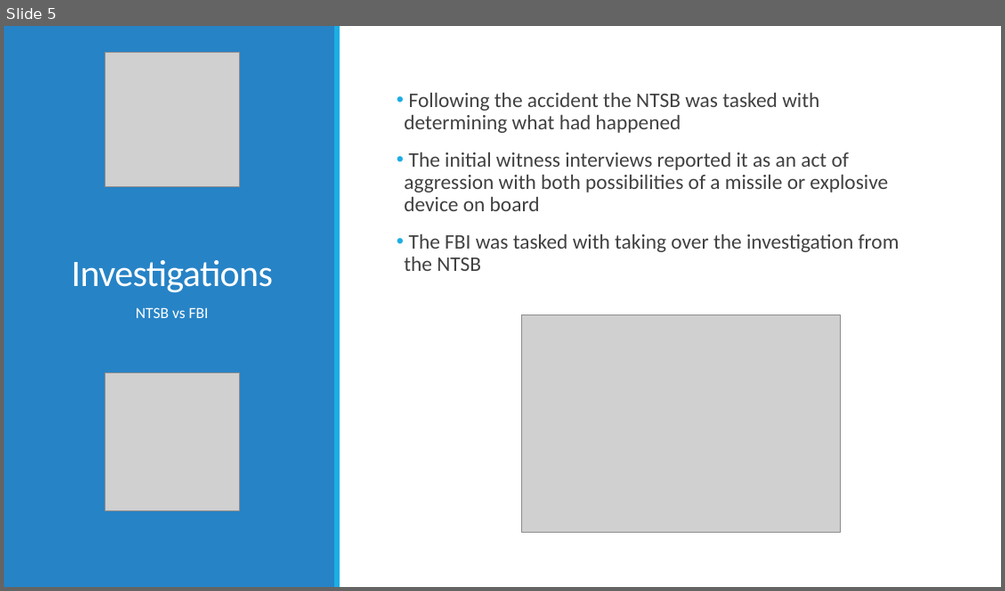
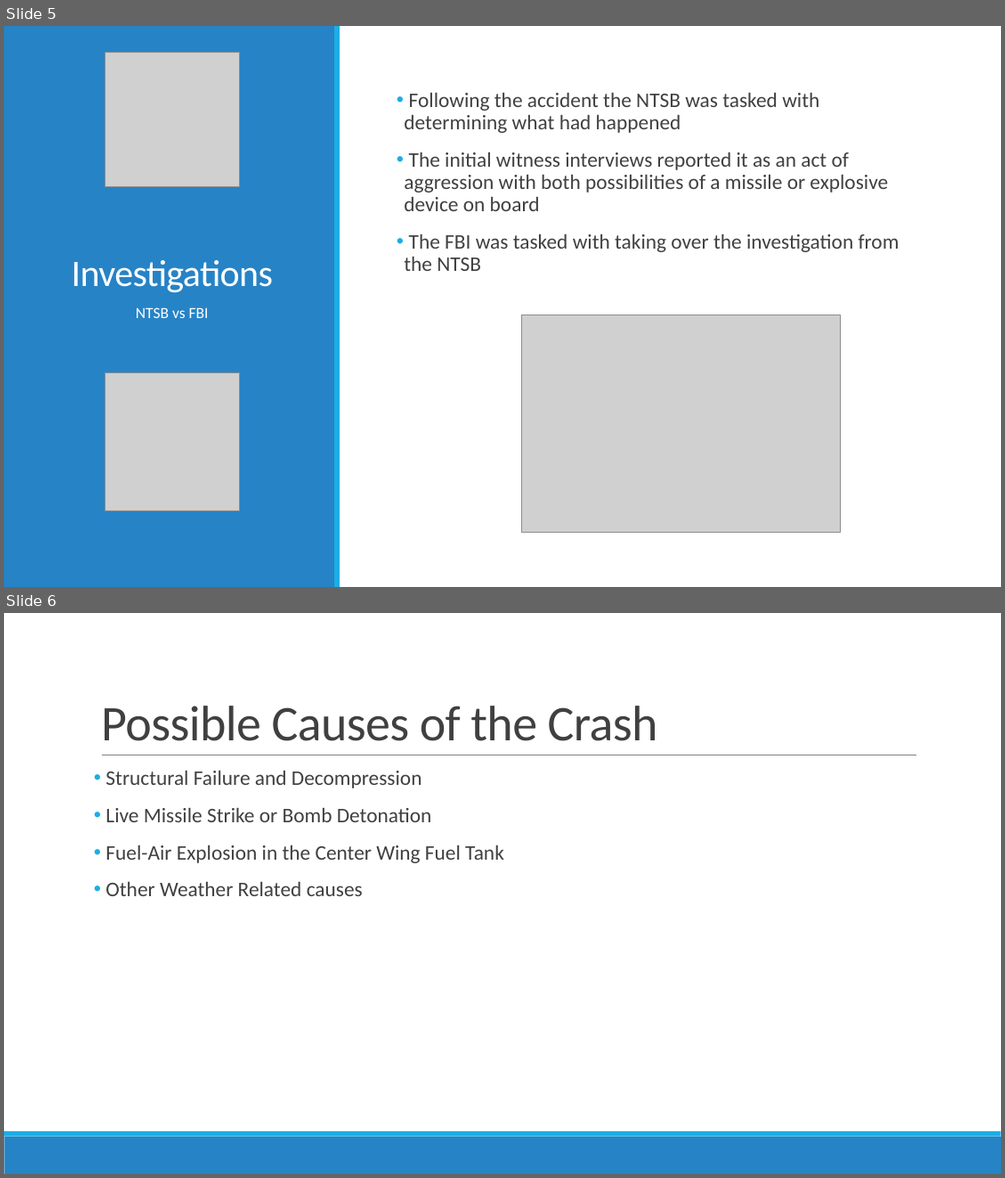
Before and after one commit to starkc1/Fall_2019, a slide deck: CEC300/Stark_Presentation.pptx. Shown one above the other, each under a label of ours: slide 5 before the commit, slides 5 and 6 after it. The pictures are 1005x591 and 1005x1178 pixels, drawn with LibreOffice and Linux fonts; fonts in the diff are those of the drawing; grey boxes stand for pictures. Boxes give left, top, right and bottom in pixels: in the first picture for what was removed or moved away, otherwise in the second. Text is boxed around its words. In the diff, an @@ line names an element or a change of style, - is before the commit and + after.

```diff
--- a/CEC300/Stark_Presentation.pptx
+++ b/CEC300/Stark_Presentation.pptx
@@ slide 6 added at (x1=4, y1=613, x2=1001, y2=1174), background #FFFFFF @@
@@ title added at (x1=101, y1=706, x2=658, y2=741), 48 pt, text #404040 @@
+Possible Causes of the Crash
@@ line added from (102, 755) to (917, 755), #808080 0.5 pt @@
@@ text added at (x1=105, y1=771, x2=504, y2=896), 20 pt, text #404040 @@
+• Structural Failure and Decompression
+• Live Missile Strike or Bomb Detonation
+• Fuel-Air Explosion in the Center Wing Fuel Tank
+• Other Weather Related causes
@@ rectangle added at (x1=4, y1=1136, x2=1001, y2=1174), fill #2683C6 @@
@@ rectangle added at (x1=4, y1=1131, x2=1001, y2=1136), fill #1CADE4 @@
```
